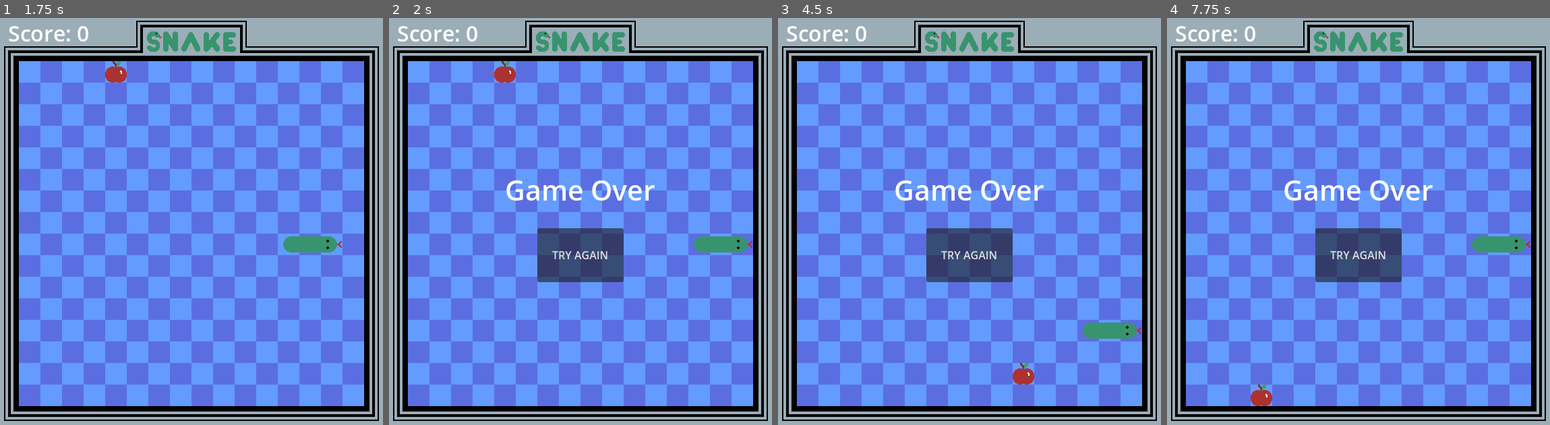
Above: before the commit, frames 1-4 (left to right).
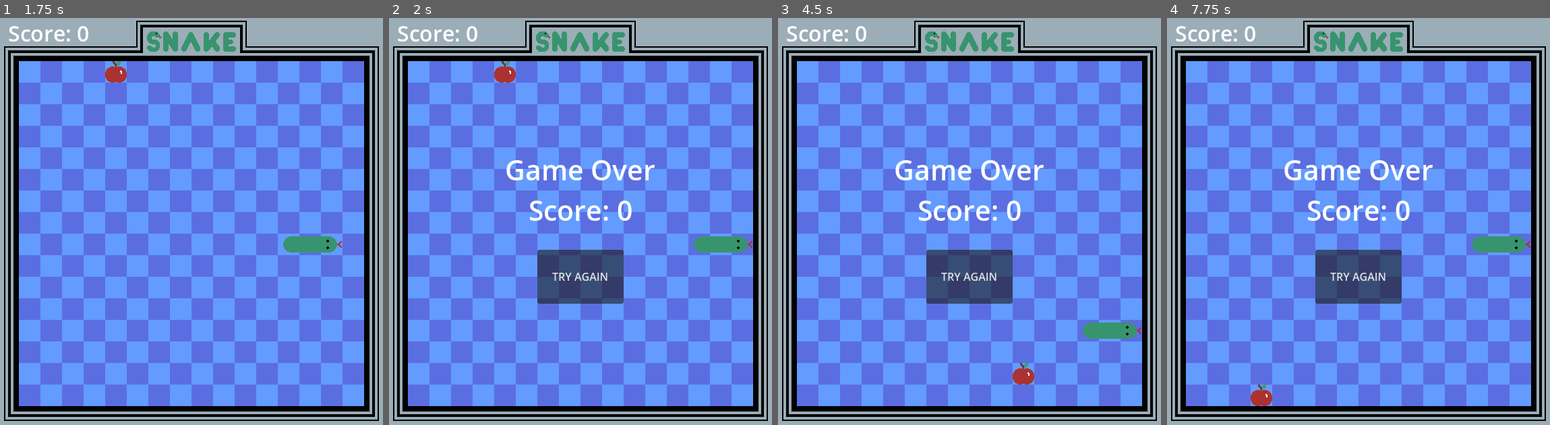
Above: after the commit, the same moments.

Repository: conor-wilson/snake
Game: Godot game, scene res://scenes/main.tscn
Two runs of this game, one before a commit and one after it. Both use one fixed random seed, a clock stepped at 60 frames per second and the inputs below.
Inputs:
- Up to frame 1 (1.75 s): click "START GAME" at 0.5 s; hold Right (move_right) from 1.28 s (still down)
- Up to frame 2 (2 s): keep holding Right (move_right)
- Up to frame 3 (4.5 s): release Right (move_right) at 2 s; click "TRY AGAIN" at 2 s; hold Down (move_down) 2.78-3.53 s; hold Right (move_right) 3.53-4.28 s; hold Up (move_up) from 4.28 s (still down)
- Up to frame 4 (7.75 s): release Up (move_up) at 5 s; click "TRY AGAIN" at 5 s; hold Left (move_left) 5.78-7.25 s; tap Escape (pause) at 6.4 s; click "RESUME" at 7.25 s

Frame 1 is identical in both runs. In frame 2, 4.6% of the frame differs, in the area x 30-70%, y 34-71%; in frame 3, 4.6%; in frame 4, 4.6%.

Commit message:
Refactored HUD to move start button depending on the HUD screen

Diff:
--- a/scenes/HUD.gd
+++ b/scenes/HUD.gd
@@ -2,9 +2,12 @@
 
 signal start_game
 
+var default_button_pos = Vector2i(256, 312)
+
 # Called when the node enters the scene tree for the first time.
 func _ready():
 	$StartButton.hide()
+	print($StartButton.get_position())
 	$Message.hide()
 	$Score.hide()
 
@@ -18,6 +21,7 @@
 	$Message.show()
 	# Button behaviour
 	$StartButton.text = "START GAME"
+	$StartButton.set_position(default_button_pos)
 	$StartButton.show()
 	# Score behaviour
 	$Score.hide()
@@ -28,16 +32,18 @@
 	$Message.show()
 	# Button behaviour
 	$StartButton.text = "RESUME"
+	$StartButton.set_position(default_button_pos)
 	$StartButton.show()
 	# Score behaviour
 	$Score.show()
 
-func show_game_over_screen():
+func show_game_over_screen(score: int):
 	# Message behaviour
-	$Message.text = "Game Over"
+	$Message.text = "Game Over\nScore: " + str(score)
 	$Message.show()
 	# Button behaviour
 	$StartButton.text = "TRY AGAIN"
+	$StartButton.set_position(default_button_pos + Vector2i(0, 32))
 	$StartButton.show()
 	# Score behaviour
 	$Score.show()
--- a/scenes/hud.tscn
+++ b/scenes/hud.tscn
@@ -19,9 +19,9 @@
 
 [node name="Message" type="Label" parent="."]
 offset_left = 136.0
-offset_top = 224.0
+offset_top = 128.0
 offset_right = 504.0
-offset_bottom = 288.0
+offset_bottom = 384.0
 size_flags_horizontal = 4
 text = "Welcome to Snake"
 label_settings = SubResource("LabelSettings_ylqtf")
--- a/scenes/main.gd
+++ b/scenes/main.gd
@@ -36,7 +36,7 @@
 
 func game_over():
 	game_state = GameState.GAME_OVER
-	$HUD.show_game_over_screen()
+	$HUD.show_game_over_screen(score)
 	$Snake.stop_ticker()
 
 
